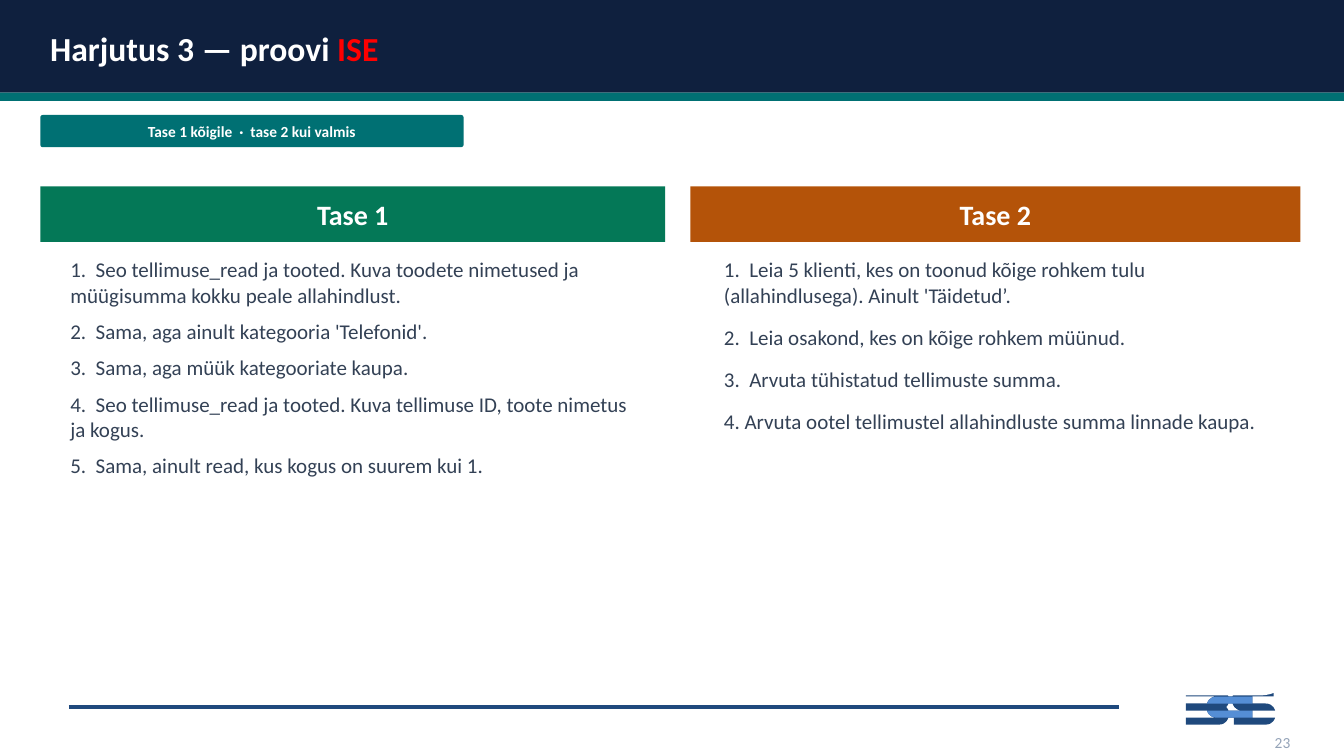
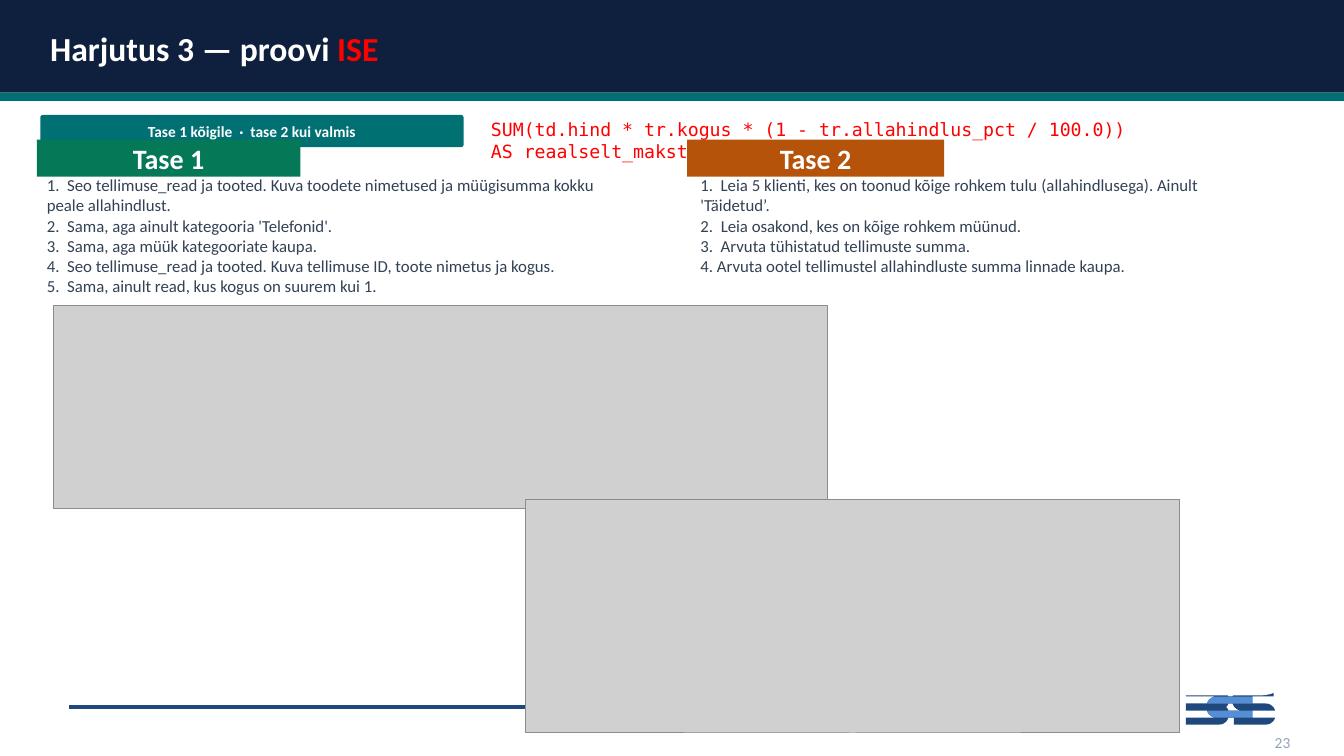
Before and after one commit to emilieabel/andmetarkus, a slide deck: slide 24 of Materjalid/Day8 SQL/8-paev-andmetarkus-esitlus.pptx. Drawn at 1344x756 pixels with LibreOffice and Linux fonts; fonts in the diff are those of the drawing; grey boxes stand for pictures. Boxes give left, top, right and bottom in pixels: in the first picture for what was removed or moved away, otherwise in the second. Text is boxed around its words. In the diff, an @@ line names an element or a change of style, - is before the commit and + after.

```diff
--- a/Materjalid/Day8 SQL/8-paev-andmetarkus-esitlus.pptx
+++ b/Materjalid/Day8 SQL/8-paev-andmetarkus-esitlus.pptx
@@ text "Tase 1" rewrapped from (x1=317, y1=206, x2=388, y2=226) to (x1=148, y1=127, x2=187, y2=137) @@
@@ rectangle added at (x1=37, y1=139, x2=300, y2=176), fill #047857 @@
@@ text added at (x1=491, y1=122, x2=1126, y2=163), 13 pt, text #FF0000 @@
+SUM(td.hind * tr.kogus * (1 - tr.allahindlus_pct / 100.0)) AS reaalselt_makstud
@@ text "Tase 2" moved from (x1=960, y1=206, x2=1031, y2=226) to (x1=780, y1=150, x2=851, y2=170) @@
@@ rectangle added at (x1=688, y1=139, x2=945, y2=176), fill #B45309 @@
@@ text "1. Seo tellimuse_read ja tooted. ..." at (x1=47, y1=179, x2=594, y2=295): size 15 to 12 pt; less space between paragraphs @@
@@ text "1. Seo tellimuse_read ja tooted. ..." moved from (x1=70, y1=262, x2=626, y2=477) to (x1=47, y1=179, x2=594, y2=295) @@
@@ text "1. Leia 5 klienti, kes ..." moved from (x1=724, y1=262, x2=1255, y2=433) to (x1=700, y1=179, x2=1198, y2=275) @@
@@ text "1. Leia 5 klienti, kes ..." at (x1=700, y1=179, x2=1198, y2=275): size 15 to 12 pt; less space between paragraphs @@
@@ rectangle removed at (x1=40, y1=187, x2=665, y2=242) @@
@@ rectangle removed at (x1=691, y1=187, x2=1301, y2=242) @@
@@ picture added at (x1=53, y1=306, x2=828, y2=508) @@
@@ picture added at (x1=526, y1=500, x2=1180, y2=733) @@
```
Also in this commit, not shown: 3 other slides changed, 1 slide added, 1 slide removed.
